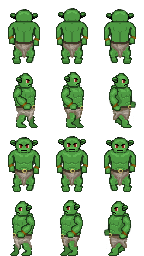
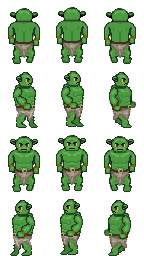
Revision of a layered 144px x 256px image; what changed, layer by layer:
painted on "RedEyes" over [18,77,126,211]
painted on "Mouth" over [17,82,127,214]
painted on "Ears" over [10,11,134,211]
painted on "ArmBands" over [57,35,88,236]
painted on "Belt" over [61,40,83,238]
painted on "LoinCloth" over [61,40,83,247]
painted on "head" over [12,71,132,216]
painted on "Body" over [56,20,88,256]
painted on "head_N" over [14,7,130,25]
